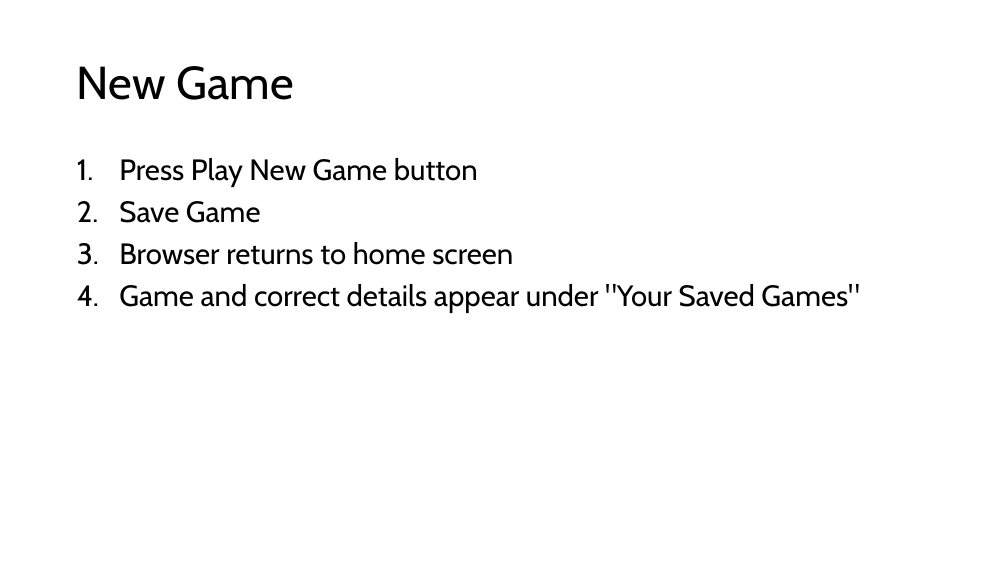
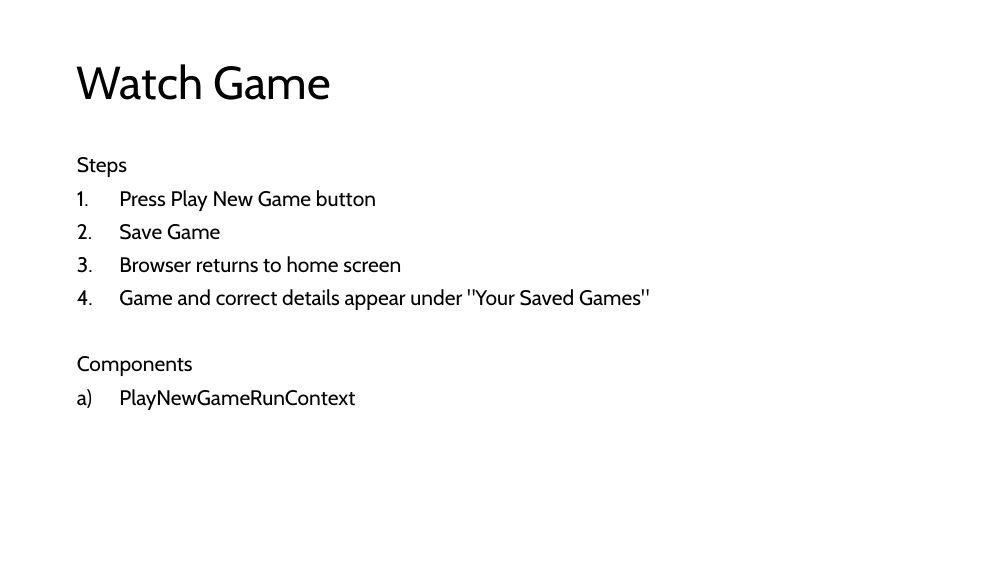
Before and after one commit to marcjohnston/AngbandOS, a slide deck: slide 7 of Documents/Web Front-End Test Cases.pptx (slide 4 before the commit). Drawn at 1008x567 pixels with LibreOffice and Linux fonts; fonts in the diff are those of the drawing. Boxes give left, top, right and bottom in pixels: in the first picture for what was removed or moved away, otherwise in the second. Text is boxed around its words. In the diff, an @@ line names an element or a change of style, - is before the commit and + after.

Commit message:
Move cached attributes into the Game object. Updates for the Web.

```diff
--- a/Documents/Web Front-End Test Cases.pptx
+++ b/Documents/Web Front-End Test Cases.pptx
@@ title at box(77, 64, 330, 100): text changed @@
-New Game
+Watch Game
@@ text at box(77, 157, 127, 177): paragraph added @@
+Steps
@@ text at box(119, 190, 650, 310): size 28 to 20 pt in "Press Play New Game button", "Save Game", "Browser returns to home screen", "Game and correct details appear under "Your ..." @@
@@ text at box(77, 356, 355, 410): paragraphs added @@
+Components
+a) PlayNewGameRunContext
```
Also in this commit, not shown: 2 other slides changed, 4 slides added, 28 other files.
